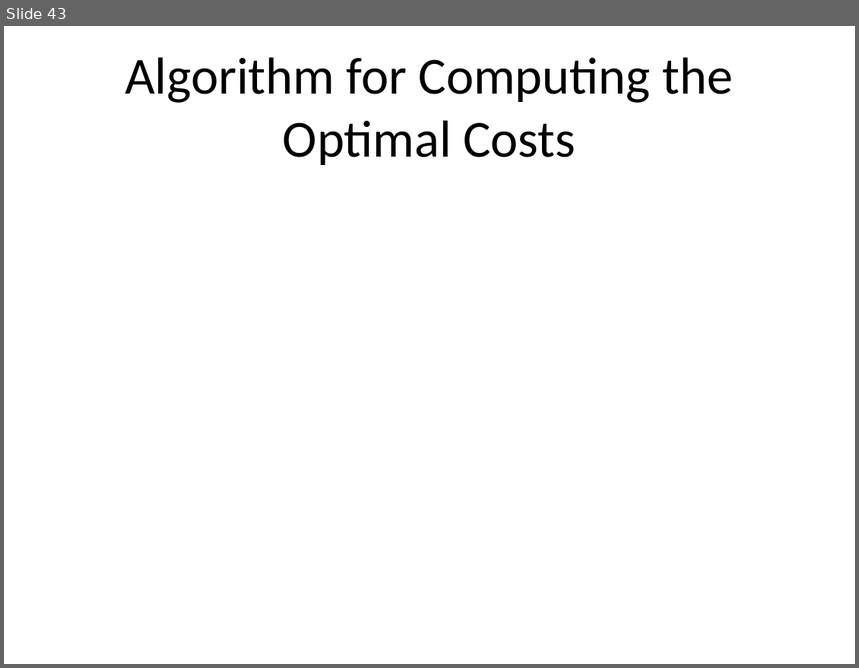
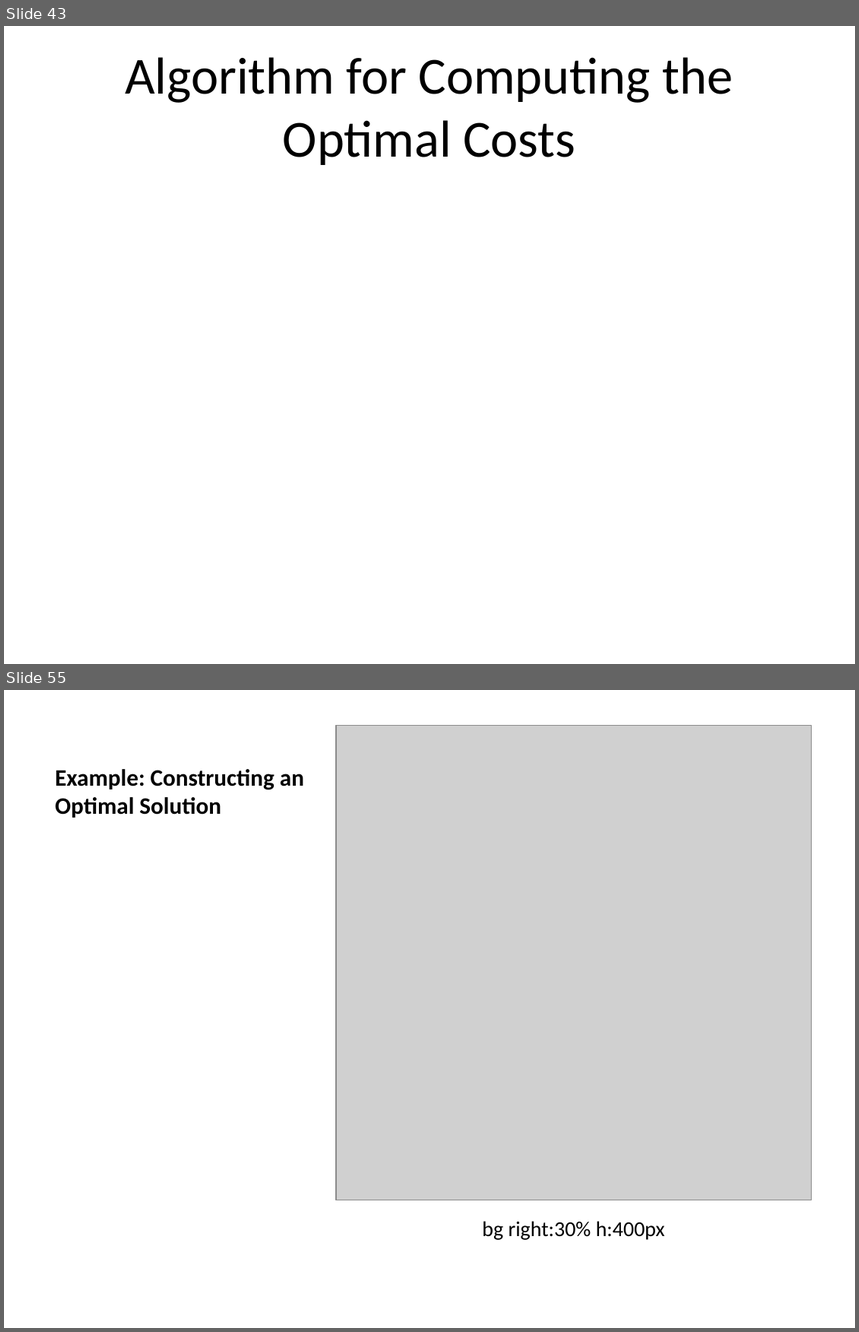
Before and after one commit to ucoruh/ce100-algorithms-and-programming-II, a slide deck: docs/week-5/ce100-week-5-dp.md_word.pptx. Shown one above the other, each under a label of ours: slide 43 before the commit, slides 43 and 55 after it; the slides between them are not shown. The pictures are 859x668 and 859x1332 pixels, drawn with LibreOffice and Linux fonts; fonts in the diff are those of the drawing; grey boxes stand for pictures. Boxes give left, top, right and bottom in pixels: in the first picture for what was removed or moved away, otherwise in the second. Text is boxed around its words. In the diff, an @@ line names an element or a change of style, - is before the commit and + after.

```diff
--- a/docs/week-5/ce100-week-5-dp.md_word.pptx
+++ b/docs/week-5/ce100-week-5-dp.md_word.pptx
@@ slide 55 added at (4,690,855,1328), background #FFFFFF @@
@@ picture added at (336,726,811,1201) @@
@@ title added at (55,769,304,818), 20 pt, text #000000, bold @@
+Example: Constructing an Optimal Solution
@@ text added at (482,1221,665,1240), 18 pt, text #000000 @@
+bg right:30% h:400px
```
Also in this commit, not shown: 2 slides changed, 17 other slides added, 1 slide removed, 38 other files.
